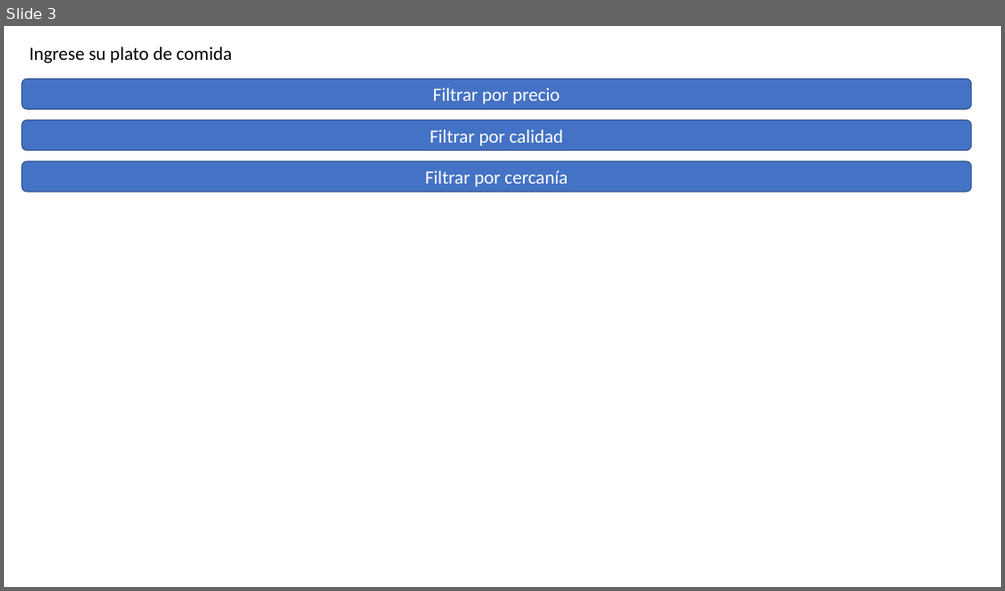
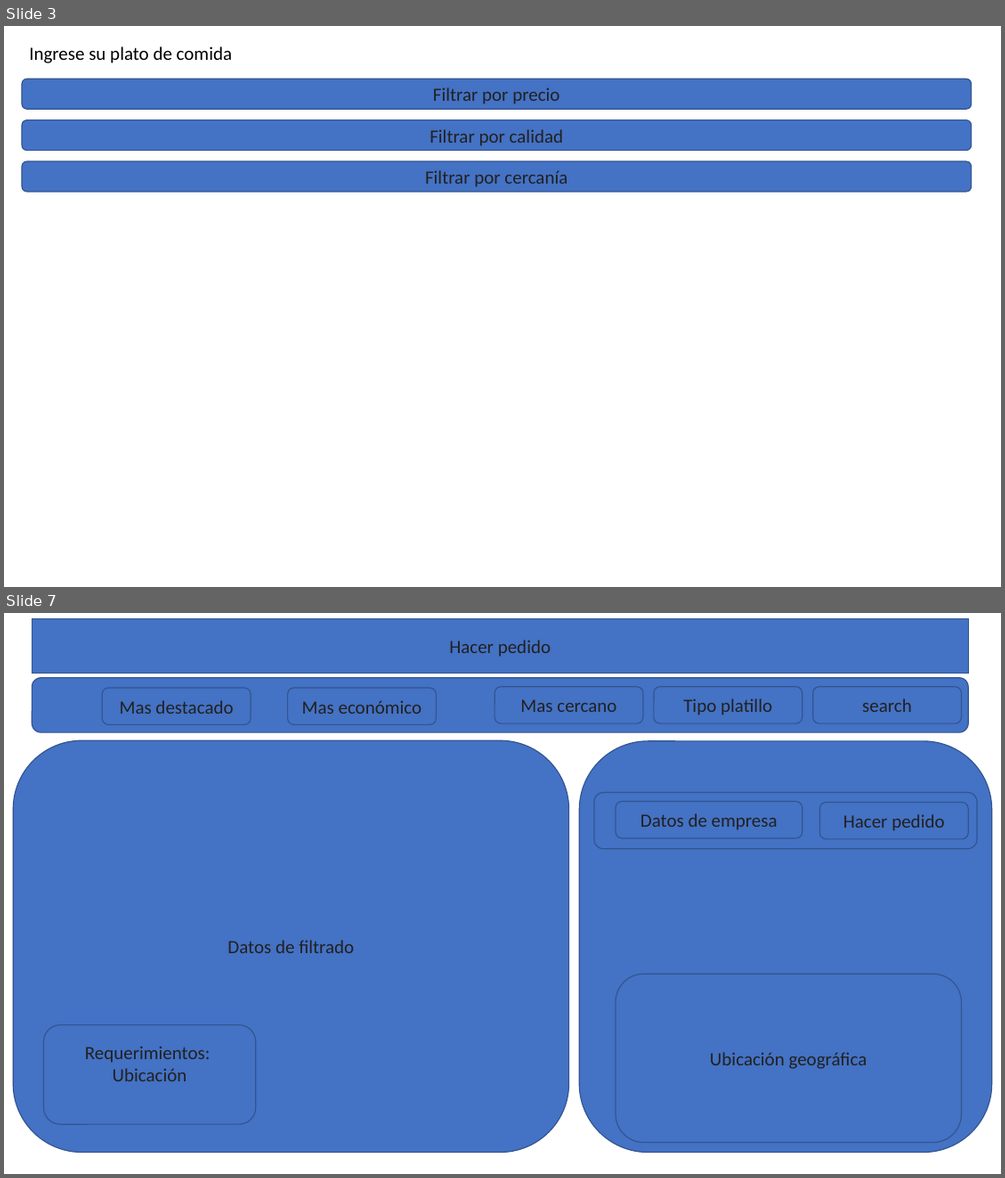
Before and after one commit to Gysmoy/shop, a slide deck: util/SHOP.pptx. Shown one above the other, each under a label of ours: slide 3 before the commit, slides 3 and 7 after it; the slides between them are not shown. The pictures are 1005x591 and 1005x1178 pixels, drawn with LibreOffice and Linux fonts; fonts in the diff are those of the drawing. Boxes give left, top, right and bottom in pixels: in the first picture for what was removed or moved away, otherwise in the second. Text is boxed around its words. In the diff, an @@ line names an element or a change of style, - is before the commit and + after.

```diff
--- a/util/SHOP.pptx
+++ b/util/SHOP.pptx
@@ slide 7 added at [4,613,1001,1174], background #212121 @@
@@ rectangle added at [32,618,968,673], fill #4472C4, outline #325491 1 pt, 18 pt, text #212121 @@
+Hacer pedido
@@ rounded rectangle added at [32,678,968,732], fill #4472C4, outline #325491 1 pt @@
@@ rounded rectangle added at [102,688,251,724], fill #4472C4, outline #325491 1 pt, 18 pt, text #212121 @@
+Mas destacado
@@ rounded rectangle added at [287,688,437,724], fill #4472C4, outline #325491 1 pt, 18 pt, text #212121 @@
+Mas económico
@@ rounded rectangle added at [494,687,643,723], fill #4472C4, outline #325491 1 pt, 18 pt, text #212121 @@
+Mas cercano
@@ rounded rectangle added at [654,687,802,723], fill #4472C4, outline #325491 1 pt, 18 pt, text #212121 @@
+Tipo platillo
@@ rounded rectangle added at [813,687,962,723], fill #4472C4, outline #325491 1 pt, 18 pt, text #212121 @@
+search
@@ rounded rectangle added at [13,741,568,1152], fill #4472C4, outline #325491 1 pt, 18 pt, text #212121 @@
+Datos de filtrado
@@ rounded rectangle added at [579,741,992,1152], fill #4472C4, outline #325491 1 pt @@
@@ rounded rectangle added at [594,793,977,849], fill #4472C4, outline #325491 1 pt @@
@@ rounded rectangle added at [615,802,802,838], fill #4472C4, outline #325491 1 pt, 18 pt, text #212121 @@
+Datos de empresa
@@ rounded rectangle added at [820,803,969,839], fill #4472C4, outline #325491 1 pt, 18 pt, text #212121 @@
+Hacer pedido
@@ rounded rectangle added at [615,973,961,1142], fill #4472C4, outline #325491 1 pt, 18 pt, text #212121 @@
+Ubicación geográfica
@@ rounded rectangle added at [44,1025,256,1125], fill #4472C4, outline #325491 1 pt, 18 pt, text #212121 @@
+Requerimientos:
+Ubicación
@@ slide 3 changed as well @@
@@ background #FFFFFF to #212121 @@
@@ text colour #FFFFFF to #212121 in 3 elements at [22,79,971,109], [22,120,971,150], [22,161,971,192] @@
```
Also in this commit, not shown: 2 other slides changed, 4 other slides added, 6 other files.
